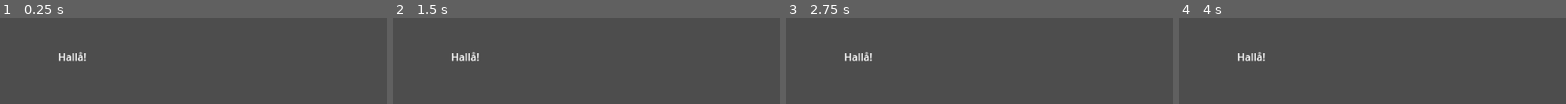
Above: before the commit, frames 1-4 (left to right).
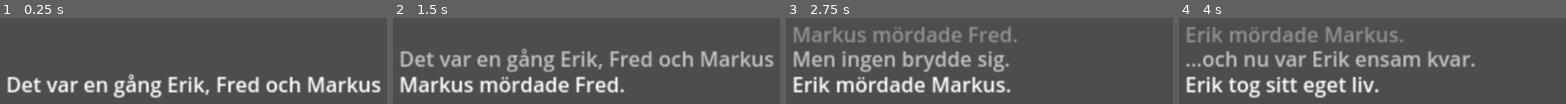
Above: after the commit, the same moments.

Repository: TeddySJ/godot-auto-playtest-suite
Game: Godot game, scene res://Game.tscn
Two runs of this game, one before a commit and one after it. Both use one fixed random seed, a clock stepped at 60 frames per second and the inputs below.
Inputs (mouse positions are in pixels of both pictures, inside the frame that each line leads up to):
- Up to frame 1 (0.25 s): no input
- Up to frame 2 (1.5 s): tap Enter at 0.5 s; move the mouse to (outside the picture) at 0.52 s; tap 1 (One, bound only after the commit) at 0.6 s; click (outside the picture) at 0.67 s; tap 2 (Two, bound only after the commit) at 0.8 s; tap Space at 1.25 s; drag from (outside the picture) to (outside the picture) at 1.27 s
- Up to frame 3 (2.75 s): tap Enter at 2 s; move the mouse to (outside the picture) at 2.02 s; tap 1 (One, bound only after the commit) at 2.1 s; click (outside the picture) at 2.17 s; tap 2 (Two, bound only after the commit) at 2.3 s
- Up to frame 4 (4 s): tap Space at 2.75 s; drag from (outside the picture) to (outside the picture) at 2.77 s; tap Enter at 3.5 s; move the mouse to (outside the picture) at 3.52 s; tap 1 (One, bound only after the commit) at 3.6 s; click (outside the picture) at 3.67 s; tap 2 (Two, bound only after the commit) at 3.8 s

The runs differ from the first frame. In frame 1, 10% of the frame differs, in the area x 1-99%, y 39-94%; in frame 2, 14%; in frame 3, 15%, in the area x 1-60%, y 10-88%; in frame 4, 15%.

Commit message:
Made a test-case game to prototype hooking in loggers and instructions in a "realistic-esque" scenario, with instructions and loggers existing completely outside the addons folder

Diff:
--- a/Game.tscn
+++ b/Game.tscn
@@ -3,16 +3,43 @@
 [ext_resource type="Script" uid="uid://bfm0pjnta3cg0" path="res://game.gd" id="1_wbfu4"]
 [ext_resource type="Script" uid="uid://b7jw1jcgb3x5r" path="res://addons/auto_play_suite_editor/helpers/auto_play_suite_hook_node.gd" id="2_xkndl"]
 
-[node name="Game" type="Node2D"]
+[node name="Game" type="Node2D" node_paths=PackedStringArray("labels")]
 script = ExtResource("1_wbfu4")
+labels = [NodePath("AutoPlaySuiteHookNode/Control/Label1"), NodePath("AutoPlaySuiteHookNode/Control/Label2"), NodePath("AutoPlaySuiteHookNode/Control/Label3")]
 
 [node name="AutoPlaySuiteHookNode" type="Node" parent="."]
 script = ExtResource("2_xkndl")
 metadata/_custom_type_script = "uid://b7jw1jcgb3x5r"
 
-[node name="Label" type="Label" parent="."]
-offset_left = 141.0
-offset_top = 101.0
-offset_right = 253.0
-offset_bottom = 163.0
+[node name="Control" type="Control" parent="AutoPlaySuiteHookNode"]
+layout_mode = 3
+anchors_preset = 0
+offset_right = 40.0
+offset_bottom = 40.0
+scale = Vector2(2, 2)
+
+[node name="Label1" type="Label" parent="AutoPlaySuiteHookNode/Control"]
+layout_mode = 0
+offset_left = 29.5
+offset_top = 66.0
+offset_right = 735.5
+offset_bottom = 91.0
 text = "Hallå!"
+
+[node name="Label2" type="Label" parent="AutoPlaySuiteHookNode/Control"]
+modulate = Color(1, 1, 1, 0.666667)
+layout_mode = 0
+offset_left = 29.5
+offset_top = 46.0
+offset_right = 735.5
+offset_bottom = 71.0
+text = "Hallå!"
+
+[node name="Label3" type="Label" parent="AutoPlaySuiteHookNode/Control"]
+modulate = Color(1, 1, 1, 0.384314)
+layout_mode = 0
+offset_left = 29.5
+offset_top = 27.0
+offset_right = 735.5
+offset_bottom = 52.0
+text = "Hallå!"
--- a/custom_instructions.gd
+++ b/custom_instructions.gd
@@ -2,7 +2,12 @@
 class_name AutoPlaySuiteInstructionSet_CustomTest
 
 var instruction_dictionary : Dictionary[StringName, AutoPlaySuiteInstructionDefinition] ={
-	&"[Custom] Print Secret" : AutoPlaySuiteInstructionDefinition.Create(_action_debug_print_secret, "Prints a secret"),
+	&"[Game] Kill" : AutoPlaySuiteInstructionDefinition.Create(_kill, "Make a person kill someone in the game"),
+	&"[Game] Make Love" : AutoPlaySuiteInstructionDefinition.Create(_make_love, "Make two people make love in the game"),
+	&"[Game] Kill < X, Love >= X" : AutoPlaySuiteInstructionDefinition.Create(_kill_or_love, "Gamble!"),
+	&"[Game] Play Forever, K<X, L>X" : AutoPlaySuiteInstructionDefinition.Create(_kill_or_love_forever, "Gamble!"),
+	&"[Game] Exit On All Dead Or 10 Alive" : AutoPlaySuiteInstructionDefinition.Create(_exit_on_condition, "Sets the game to exit if ever at 0 or 10 people"),
+	&"[Game] Set Time Scale" : AutoPlaySuiteInstructionDefinition.Create(_set_time_scale, "Sets the engine's time scale"),
 }
 
 func hook_into_suite():
@@ -10,8 +15,53 @@
 
 #region == Replace these with the actions unique to your game ==
 
-func _action_debug_print_secret(arguments : AutoPlaySuiteActionResource):
-	print("Hemligt: ", arguments.string_var)
+func _kill(arguments : AutoPlaySuiteActionResource):
+	Game.Singleton._kill_random()
+	if AutoPlaySuiteCustomLogger_AutoLog.Singleton:
+		AutoPlaySuiteCustomLogger_AutoLog.Singleton.write_to_output("Killed somebody!")
 	arguments.finished = true
 
+func _make_love(arguments : AutoPlaySuiteActionResource):
+	Game.Singleton._procreate_random()
+	if AutoPlaySuiteCustomLogger_AutoLog.Singleton:
+		AutoPlaySuiteCustomLogger_AutoLog.Singleton.write_to_output("Created life!")
+	arguments.finished = true
+
+func _kill_or_love(arguments : AutoPlaySuiteActionResource):
+
+	if AutoPlaySuiteCustomLogger_AutoLog.Singleton:
+		AutoPlaySuiteCustomLogger_AutoLog.Singleton.write_to_output("Rolling the die, and...")
+
+	if randf() < arguments.float_var:
+		_kill(arguments)
+	else:
+		_make_love(arguments)
+
+	arguments.finished = true
+
+func _kill_or_love_forever(arguments : AutoPlaySuiteActionResource):
+	_kill_or_love(arguments)
+	Engine.get_main_loop().create_timer(2).timeout.connect(_kill_or_love_forever.bind(arguments))
+
+func _exit_on_condition(arguments : AutoPlaySuiteActionResource):
+	print("Exit on condition?")
+	if Game.Singleton.people_alive.size() == 0:
+		if AutoPlaySuiteCustomLogger_AutoLog.Singleton:
+			AutoPlaySuiteCustomLogger_AutoLog.Singleton.write_to_output("Exited because all were dead!")
+		Engine.get_main_loop().create_timer(10).timeout.connect(Engine.get_main_loop().quit.bind(0))
+		return
+	elif Game.Singleton.people_alive.size() >= 10:
+		if AutoPlaySuiteCustomLogger_AutoLog.Singleton:
+			AutoPlaySuiteCustomLogger_AutoLog.Singleton.write_to_output("Exited because paradise was achieved! Ten alive!")
+		Engine.get_main_loop().quit()
+		return
+
+	arguments.finished = true
+	Engine.get_main_loop().create_timer(1).timeout.connect(_exit_on_condition.bind(arguments))
+
+func _set_time_scale(arguments : AutoPlaySuiteActionResource):
+	Engine.time_scale = arguments.float_var
+	arguments.finished = true
+
+
 #endregion
--- /dev/null
+++ b/customlogger_autoplay_log.gd
@@ -0,0 +1,33 @@
+extends AutoPlaySuiteLogger
+class_name AutoPlaySuiteCustomLogger_Test
+
+static var data_store : Dictionary = {}
+
+var time_passed : float = 0
+var game : Game
+
+var people_last : int = 0
+
+func setup():
+	game = Game.Singleton
+	people_last = game.people_alive.size()
+	game.signal_on_write_to_log.connect(_on_game_message)
+	forward_output_to_editor = true
+	logger_name = "Logger of Life"
+	write_to_output("Created Logger!")
+
+func _on_game_message(message : String):
+	write_to_output(message)
+	if game.people_alive.size() != people_last:
+		people_last = game.people_alive.size()
+		write_to_output(str("Now there are ", people_last, " people left!"))
+
+
+func _process(delta: float) -> void:
+	pass
+
+func _on_instruction(action_resource : AutoPlaySuiteActionResource):
+	if action_resource.float_var == 0:
+		write_to_output("It was like this!")
+	else:
+		write_to_output("It was like that!")
--- a/customlogger_test.gd
+++ b/customlogger_test.gd
@@ -1,21 +1,10 @@
 extends AutoPlaySuiteLogger
-class_name AutoPlaySuiteCustomLogger_Test
+class_name AutoPlaySuiteCustomLogger_AutoLog
 
-var time_passed : float = 0
+static var Singleton : AutoPlaySuiteCustomLogger_AutoLog = null
 
 func setup():
+	Singleton = self
 	forward_output_to_editor = true
-	logger_name = "Great Logger of Seconds"
-	write_to_output("Created a Test Logger!")
-
-func _process(delta: float) -> void:
-	time_passed += delta
-	if time_passed >= 1:
-		write_to_output("A second has passed!")
-		time_passed -= 1
-
-func _on_instruction(action_resource : AutoPlaySuiteActionResource):
-	if action_resource.float_var == 0:
-		write_to_output("It was like this!")
-	else:
-		write_to_output("It was like that!")
+	logger_name = "Autoplay Log"
+	write_to_output("Created Logger!")
--- a/game.gd
+++ b/game.gd
@@ -1,5 +1,131 @@
 extends Node2D
 class_name Game
 
+static var Singleton : Game
+
+@export var labels : Array[Label]
+@export var revenge_chance : float = 0.25
+
+var names : Array[String] = ["Adam", "Bettan", "Caroline", "Danielle", "Erik", "Fred", "Göran", "Hanna", "Isak", "Jochen", "Kajsa", "Kim", "Linus", "Markus", "Nina", "Ola", "Per", "Quissling", "Robban", "Ulf", "Teddy", "Vilya"]
+
+var log : Array[String]
+
+var unused_names : Array[String] = []
+
+var people_alive : Array[String] = []
+
+var waiting_for_messages : int = 0
+
+signal signal_on_write_to_log(message)
+
 func _ready() -> void:
-	pass
+	Singleton = self
+
+	for label in labels:
+		label.visible = false
+
+	unused_names.append_array(names)
+
+	var peeps : String = ""
+	var number_at_start : int = 3
+	for n in number_at_start:
+		var name := _get_unused_name()
+		peeps += str(name)
+		if n < number_at_start - 2:
+			peeps += ", "
+		elif n == number_at_start - 2:
+			peeps += " och "
+		people_alive.append(name)
+	_write_to_log(str("Det var en gång ", peeps))
+
+func _write_to_log(message : String):
+	waiting_for_messages = max(0, waiting_for_messages - 1)
+	log.push_front(message)
+	if log.size() > labels.size():
+		log.pop_back()
+	_update_labels()
+	signal_on_write_to_log.emit(message)
+
+func _write_to_log_with_delay(message : String, delay : float):
+	waiting_for_messages += 1
+	get_tree().create_timer(delay).timeout.connect(_write_to_log.bind(message))
+
+func _update_labels():
+	for n in log.size():
+		labels[n].visible = true
+		labels[n].text = log[n]
+
+func _process(delta: float) -> void:
+
+	if waiting_for_messages > 0:
+		return
+	if Input.is_action_just_pressed("One"):
+		_kill_random()
+	elif Input.is_action_just_pressed("Two"):
+		_procreate_random()
+
+func _kill_random():
+	if people_alive.size() == 0:
+		return
+
+	if people_alive.size() == 1:
+		var person : String = people_alive[0]
+		_write_to_log(str(person, " tog sitt eget liv."))
+		people_alive.clear()
+		_all_are_dead()
+	else:
+		var victim : String = people_alive.pick_random()
+		people_alive.erase(victim)
+		var killer : String = people_alive.pick_random()
+		_kill(killer, victim)
+
+
+
+func _all_are_dead():
+	_write_to_log_with_delay(str("Sen var allt slut..."), 2)
+	_write_to_log_with_delay(str("inget mer... inget mer..."), 4)
+	_write_to_log_with_delay(str("......."), 6)
+	_write_to_log_with_delay(str("...."), 8)
+	_write_to_log_with_delay(str("."), 10)
+	_write_to_log_with_delay(str(""), 12)
+	_write_to_log_with_delay(str(""), 14)
+	_write_to_log_with_delay(str(""), 16)
+
+func _kill(killer : String, victim : String, in_revenge : bool = false):
+	people_alive.erase(victim)
+	_write_to_log(str(killer, " mördade ", victim, "."))
+	if people_alive.size() == 1:
+		_write_to_log_with_delay(str("...och nu var ", killer, " ensam kvar."), 1)
+	elif people_alive.size() >= 2:
+		var revenge : bool = randf() <= revenge_chance
+		if !revenge:
+			_write_to_log_with_delay("Men ingen brydde sig.", 1)
+		else:
+			people_alive.erase(killer)
+			var revenger : String = people_alive.pick_random()
+			_write_to_log_with_delay(str("Och då dödade ", revenger, " våldsamt ", killer, " som hämnd!!"), 1)
+
+func _procreate_random():
+	if people_alive.size() == 0:
+		return
+
+	if people_alive.size() == 1:
+		var person : String = people_alive[0]
+		_write_to_log(str(person, " vill ligga men det fanns ingen... de fick bli runk."))
+	else:
+		var p1 : String = people_alive.pick_random()
+		var p2 : String = people_alive.pick_random()
+		while p1 == p2:
+			p2 = people_alive.pick_random()
+
+		var new_person : String = _get_unused_name()
+		people_alive.append(new_person)
+		_write_to_log(str(p1, " låg med ", p2, " och nu finns ", new_person, "!"))
+
+
+func _get_unused_name() -> String:
+	if unused_names.size() > 0:
+		var picked = unused_names.pick_random()
+		unused_names.erase(picked)
+		return picked
+	return "Anonym Man" if randi_range(0,1) == 0 else "Anonym Kvinna"
--- a/project.godot
+++ b/project.godot
@@ -18,3 +18,16 @@
 [editor_plugins]
 
 enabled=PackedStringArray("res://addons/auto_play_suite_editor/plugin.cfg")
+
+[input]
+
+One={
+"deadzone": 0.2,
+"events": [null, Object(InputEventKey,"resource_local_to_scene":false,"resource_name":"","device":-1,"window_id":0,"alt_pressed":false,"shift_pressed":false,"ctrl_pressed":false,"meta_pressed":false,"pressed":false,"keycode":0,"physical_keycode":49,"key_label":0,"unicode":49,"location":0,"echo":false,"script":null)
+]
+}
+Two={
+"deadzone": 0.2,
+"events": [Object(InputEventKey,"resource_local_to_scene":false,"resource_name":"","device":-1,"window_id":0,"alt_pressed":false,"shift_pressed":false,"ctrl_pressed":false,"meta_pressed":false,"pressed":false,"keycode":0,"physical_keycode":50,"key_label":0,"unicode":50,"location":0,"echo":false,"script":null)
+]
+}
--- /dev/null
+++ b/tests/game_o_life.test.tres
@@ -0,0 +1,80 @@
+[gd_resource type="Resource" script_class="AutoPlaySuiteTestResource" load_steps=13 format=3 uid="uid://2n2ewnuiafo4"]
+
+[ext_resource type="Script" uid="uid://ikormuqgcg8x" path="res://addons/auto_play_suite_editor/resource_definitions/auto_play_suite_action_resource.gd" id="1_a4qui"]
+[ext_resource type="Script" uid="uid://06aowi87ma76" path="res://addons/auto_play_suite_editor/resource_definitions/auto_play_suite_test_resource.gd" id="2_osok2"]
+
+[sub_resource type="Resource" id="Resource_a4qui"]
+script = ExtResource("1_a4qui")
+action_id = &"[Logging] Start Logger"
+float_var = 0.0
+string_var = "AutoPlaySuiteCustomLogger_AutoLog"
+extra_vars = Array[String]([])
+
+[sub_resource type="Resource" id="Resource_osok2"]
+script = ExtResource("1_a4qui")
+action_id = &"[Logging] Start Logger"
+float_var = 0.0
+string_var = "AutoPlaySuiteCustomLogger_Test"
+extra_vars = Array[String]([])
+
+[sub_resource type="Resource" id="Resource_75358"]
+script = ExtResource("1_a4qui")
+action_id = &"[Wait] Wait X Seconds"
+float_var = 1.0
+string_var = ""
+extra_vars = Array[String]([])
+
+[sub_resource type="Resource" id="Resource_krk11"]
+script = ExtResource("1_a4qui")
+action_id = &"[Game] Kill"
+float_var = 0.0
+string_var = ""
+extra_vars = Array[String]([])
+
+[sub_resource type="Resource" id="Resource_as3gh"]
+script = ExtResource("1_a4qui")
+action_id = &"[Wait] Wait X Seconds"
+float_var = 2.0
+string_var = ""
+extra_vars = Array[String]([])
+
+[sub_resource type="Resource" id="Resource_2hhs0"]
+script = ExtResource("1_a4qui")
+action_id = &"[Game] Kill"
+float_var = 0.0
+string_var = ""
+extra_vars = Array[String]([])
+
+[sub_resource type="Resource" id="Resource_qii65"]
+script = ExtResource("1_a4qui")
+action_id = &"[Wait] Wait X Seconds"
+float_var = 3.0
+string_var = ""
+extra_vars = Array[String]([])
+
+[sub_resource type="Resource" id="Resource_efi2s"]
+script = ExtResource("1_a4qui")
+action_id = &"[Game] Kill"
+float_var = 0.0
+string_var = ""
+extra_vars = Array[String]([])
+
+[sub_resource type="Resource" id="Resource_tmp1o"]
+script = ExtResource("1_a4qui")
+action_id = &"[Wait] Wait X Seconds"
+float_var = 3.0
+string_var = ""
+extra_vars = Array[String]([])
+
+[sub_resource type="Resource" id="Resource_uqvfo"]
+script = ExtResource("1_a4qui")
+action_id = &"[Engine] Quit"
+float_var = 0.0
+string_var = ""
+extra_vars = Array[String]([])
+
+[resource]
+script = ExtResource("2_osok2")
+test_name = "GameOfDeath"
+test_uid = "uid://2n2ewnuiafo4"
+actions = Array[ExtResource("1_a4qui")]([SubResource("Resource_a4qui"), SubResource("Resource_osok2"), SubResource("Resource_75358"), SubResource("Resource_krk11"), SubResource("Resource_as3gh"), SubResource("Resource_2hhs0"), SubResource("Resource_qii65"), SubResource("Resource_efi2s"), SubResource("Resource_tmp1o"), SubResource("Resource_uqvfo")])
--- /dev/null
+++ b/tests/game_of_chaos.test.tres
@@ -0,0 +1,73 @@
+[gd_resource type="Resource" script_class="AutoPlaySuiteTestResource" load_steps=12 format=3 uid="uid://cvvelucg4n1h0"]
+
+[ext_resource type="Script" uid="uid://ikormuqgcg8x" path="res://addons/auto_play_suite_editor/resource_definitions/auto_play_suite_action_resource.gd" id="1_8kl4e"]
+[ext_resource type="Script" uid="uid://06aowi87ma76" path="res://addons/auto_play_suite_editor/resource_definitions/auto_play_suite_test_resource.gd" id="2_op0qv"]
+
+[sub_resource type="Resource" id="Resource_vpp7o"]
+script = ExtResource("1_8kl4e")
+action_id = &"[Logging] Start Logger"
+float_var = 0.0
+string_var = "AutoPlaySuiteCustomLogger_AutoLog"
+extra_vars = Array[String]([])
+
+[sub_resource type="Resource" id="Resource_ol5io"]
+script = ExtResource("1_8kl4e")
+action_id = &"[Logging] Start Logger"
+float_var = 0.5
+string_var = "AutoPlaySuiteCustomLogger_Test"
+extra_vars = Array[String]([])
+
+[sub_resource type="Resource" id="Resource_qyjdx"]
+script = ExtResource("1_8kl4e")
+action_id = "[Game] Set Time Scale"
+float_var = 5.0
+string_var = ""
+extra_vars = Array[String]([])
+
+[sub_resource type="Resource" id="Resource_8kl4e"]
+script = ExtResource("1_8kl4e")
+action_id = &"[Game] Make Love"
+float_var = 0.0
+string_var = ""
+extra_vars = Array[String]([])
+
+[sub_resource type="Resource" id="Resource_op0qv"]
+script = ExtResource("1_8kl4e")
+action_id = &"[Wait] Wait X Seconds"
+float_var = 2.0
+string_var = ""
+extra_vars = Array[String]([])
+
+[sub_resource type="Resource" id="Resource_p15e2"]
+script = ExtResource("1_8kl4e")
+action_id = &"[Game] Make Love"
+float_var = 0.0
+string_var = ""
+extra_vars = Array[String]([])
+
+[sub_resource type="Resource" id="Resource_gwncs"]
+script = ExtResource("1_8kl4e")
+action_id = &"[Wait] Wait X Seconds"
+float_var = 2.0
+string_var = ""
+extra_vars = Array[String]([])
+
+[sub_resource type="Resource" id="Resource_bmero"]
+script = ExtResource("1_8kl4e")
+action_id = &"[Game] Exit On All Dead Or 10 Alive"
+float_var = 2.0
+string_var = ""
+extra_vars = Array[String]([])
+
+[sub_resource type="Resource" id="Resource_d0kfq"]
+script = ExtResource("1_8kl4e")
+action_id = "[Game] Play Forever, K<X, L>X"
+float_var = 0.5
+string_var = ""
+extra_vars = Array[String]([])
+
+[resource]
+script = ExtResource("2_op0qv")
+test_name = "GameOfChaos"
+test_uid = "uid://cvvelucg4n1h0"
+actions = Array[ExtResource("1_8kl4e")]([SubResource("Resource_vpp7o"), SubResource("Resource_ol5io"), SubResource("Resource_qyjdx"), SubResource("Resource_8kl4e"), SubResource("Resource_op0qv"), SubResource("Resource_p15e2"), SubResource("Resource_gwncs"), SubResource("Resource_bmero"), SubResource("Resource_d0kfq")])
--- /dev/null
+++ b/tests/game_of_random.test.tres
@@ -0,0 +1,108 @@
+[gd_resource type="Resource" script_class="AutoPlaySuiteTestResource" load_steps=17 format=3 uid="uid://gb1ho367v6mt"]
+
+[ext_resource type="Script" uid="uid://ikormuqgcg8x" path="res://addons/auto_play_suite_editor/resource_definitions/auto_play_suite_action_resource.gd" id="1_qmao4"]
+[ext_resource type="Script" uid="uid://06aowi87ma76" path="res://addons/auto_play_suite_editor/resource_definitions/auto_play_suite_test_resource.gd" id="2_f2oip"]
+
+[sub_resource type="Resource" id="Resource_tbs1s"]
+script = ExtResource("1_qmao4")
+action_id = &"[Logging] Start Logger"
+float_var = 0.0
+string_var = "AutoPlaySuiteCustomLogger_AutoLog"
+extra_vars = Array[String]([])
+
+[sub_resource type="Resource" id="Resource_85ksd"]
+script = ExtResource("1_qmao4")
+action_id = &"[Logging] Start Logger"
+float_var = 0.0
+string_var = "AutoPlaySuiteCustomLogger_Test"
+extra_vars = Array[String]([])
+
+[sub_resource type="Resource" id="Resource_tsupo"]
+script = ExtResource("1_qmao4")
+action_id = &"[Wait] Wait X Seconds"
+float_var = 3.0
+string_var = ""
+extra_vars = Array[String]([])
+
+[sub_resource type="Resource" id="Resource_7of2g"]
+script = ExtResource("1_qmao4")
+action_id = &"[Game] Kill < X, Love >= X"
+float_var = 0.1
+string_var = ""
+extra_vars = Array[String]([])
+
+[sub_resource type="Resource" id="Resource_1o0do"]
+script = ExtResource("1_qmao4")
+action_id = &"[Wait] Wait X Seconds"
+float_var = 3.0
+string_var = ""
+extra_vars = Array[String]([])
+
+[sub_resource type="Resource" id="Resource_f2oip"]
+script = ExtResource("1_qmao4")
+action_id = &"[Game] Kill < X, Love >= X"
+float_var = 0.2
+string_var = ""
+extra_vars = Array[String]([])
+
+[sub_resource type="Resource" id="Resource_6vbdr"]
+script = ExtResource("1_qmao4")
+action_id = &"[Wait] Wait X Seconds"
+float_var = 3.0
+string_var = ""
+extra_vars = Array[String]([])
+
+[sub_resource type="Resource" id="Resource_0qo5x"]
+script = ExtResource("1_qmao4")
+action_id = &"[Game] Kill < X, Love >= X"
+float_var = 0.7
+string_var = ""
+extra_vars = Array[String]([])
+
+[sub_resource type="Resource" id="Resource_p6d6j"]
+script = ExtResource("1_qmao4")
+action_id = &"[Wait] Wait X Seconds"
+float_var = 3.0
+string_var = ""
+extra_vars = Array[String]([])
+
+[sub_resource type="Resource" id="Resource_lto4d"]
+script = ExtResource("1_qmao4")
+action_id = &"[Game] Kill < X, Love >= X"
+float_var = 0.8
+string_var = ""
+extra_vars = Array[String]([])
+
+[sub_resource type="Resource" id="Resource_3l0bd"]
+script = ExtResource("1_qmao4")
+action_id = &"[Wait] Wait X Seconds"
+float_var = 3.0
+string_var = ""
+extra_vars = Array[String]([])
+
+[sub_resource type="Resource" id="Resource_n5bp6"]
+script = ExtResource("1_qmao4")
+action_id = &"[Game] Kill < X, Love >= X"
+float_var = 0.9
+string_var = ""
+extra_vars = Array[String]([])
+
+[sub_resource type="Resource" id="Resource_b4ky6"]
+script = ExtResource("1_qmao4")
+action_id = &"[Wait] Wait X Seconds"
+float_var = 4.0
+string_var = ""
+extra_vars = Array[String]([])
+
+[sub_resource type="Resource" id="Resource_qmao4"]
+script = ExtResource("1_qmao4")
+action_id = &"[Engine] Quit"
+float_var = 0.0
+string_var = ""
+extra_vars = Array[String]([])
+
+[resource]
+script = ExtResource("2_f2oip")
+test_name = "GameOfRandom"
+test_uid = "uid://gb1ho367v6mt"
+actions = Array[ExtResource("1_qmao4")]([SubResource("Resource_tbs1s"), SubResource("Resource_85ksd"), SubResource("Resource_tsupo"), SubResource("Resource_7of2g"), SubResource("Resource_1o0do"), SubResource("Resource_f2oip"), SubResource("Resource_6vbdr"), SubResource("Resource_0qo5x"), SubResource("Resource_p6d6j"), SubResource("Resource_lto4d"), SubResource("Resource_3l0bd"), SubResource("Resource_n5bp6"), SubResource("Resource_b4ky6"), SubResource("Resource_qmao4")])
--- /dev/null
+++ b/tests/the_game.testseries.tres
@@ -0,0 +1,9 @@
+[gd_resource type="Resource" script_class="AutoPlaySuiteTestSeriesResource" load_steps=2 format=3 uid="uid://bw1ivm1qu1pgk"]
+
+[ext_resource type="Script" uid="uid://cgv75f3xcows" path="res://addons/auto_play_suite_editor/resource_definitions/auto_play_suite_test_series_resource.gd" id="1_0kx3b"]
+
+[resource]
+script = ExtResource("1_0kx3b")
+test_series_name = "The Game"
+paths_to_tests = Array[String](["uid://2n2ewnuiafo4", "uid://gb1ho367v6mt", "uid://cvvelucg4n1h0"])
+number_of_runs_per_test = Array[int]([])
Not shown, changed: addons/auto_play_suite_editor/custom_instructions/auto_play_suite_default_instructions.gd
Not shown, changed: addons/auto_play_suite_editor/ui/auto_play_suite_ui_action_view.gd
Not shown, added: customlogger_autoplay_log.gd.uid
Not shown, changed: todo.txt
